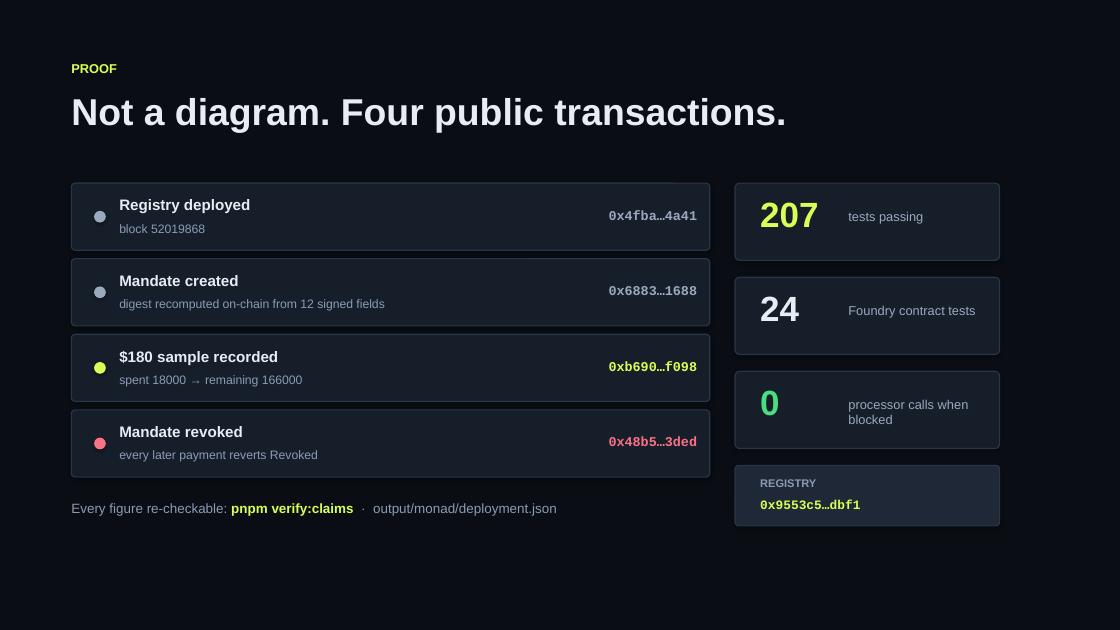
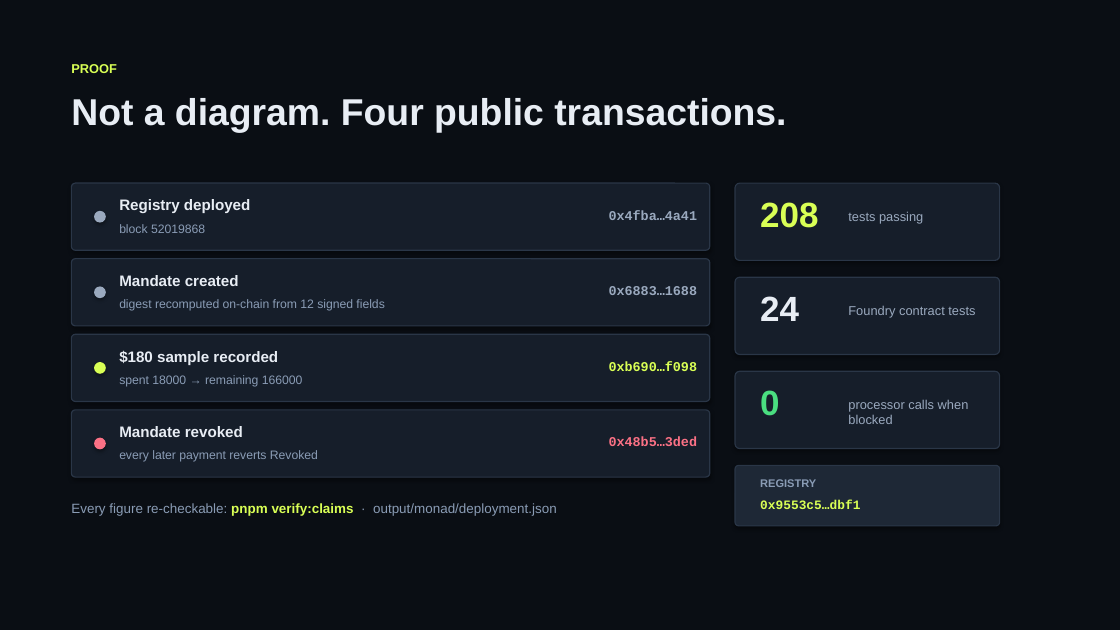
Before and after one commit to FionaZhou09/RainAgentic, a slide deck: slide 10 of demo/SourcePilot-deck.pptx (slide 4 before the commit). Drawn at 1120x630 pixels with LibreOffice and Linux fonts; fonts in the diff are those of the drawing. Boxes give left, top, right and bottom in pixels: in the first picture for what was removed or moved away, otherwise in the second. Text is boxed around its words. In the diff, an @@ line names an element or a change of style, - is before the commit and + after.

```diff
--- a/demo/SourcePilot-deck.pptx
+++ b/demo/SourcePilot-deck.pptx
@@ text at (760, 202, 818, 228): text changed @@
-207
+208
```
Also in this commit, not shown: 6 slides added, 4 other files.
